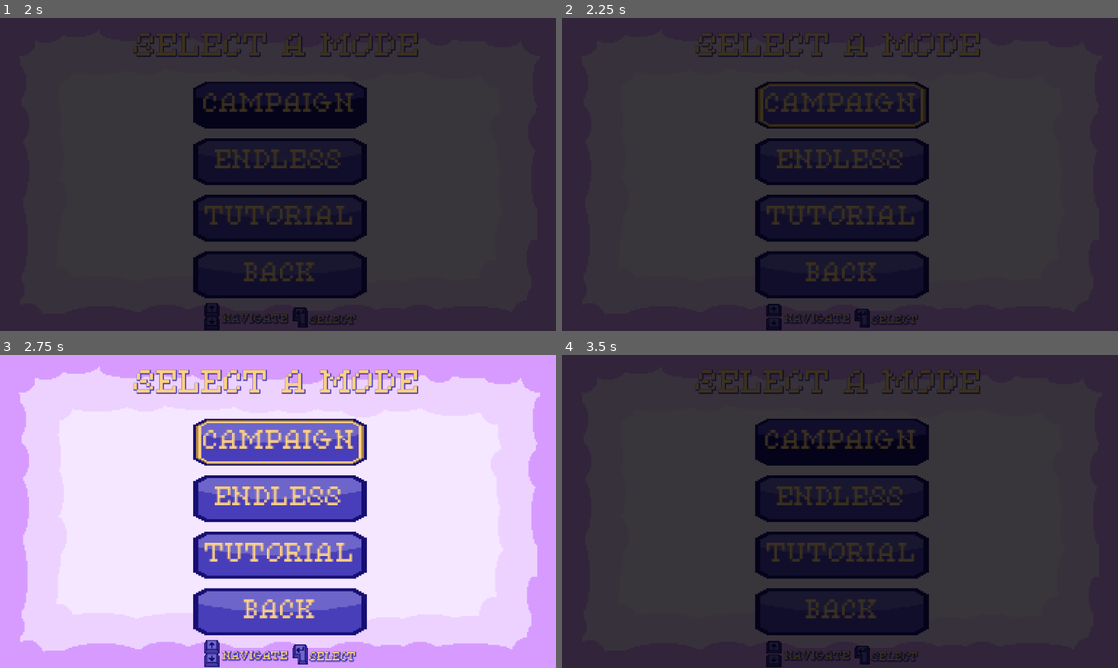
Above: before the commit, frames 1-4 (two rows, left to right).
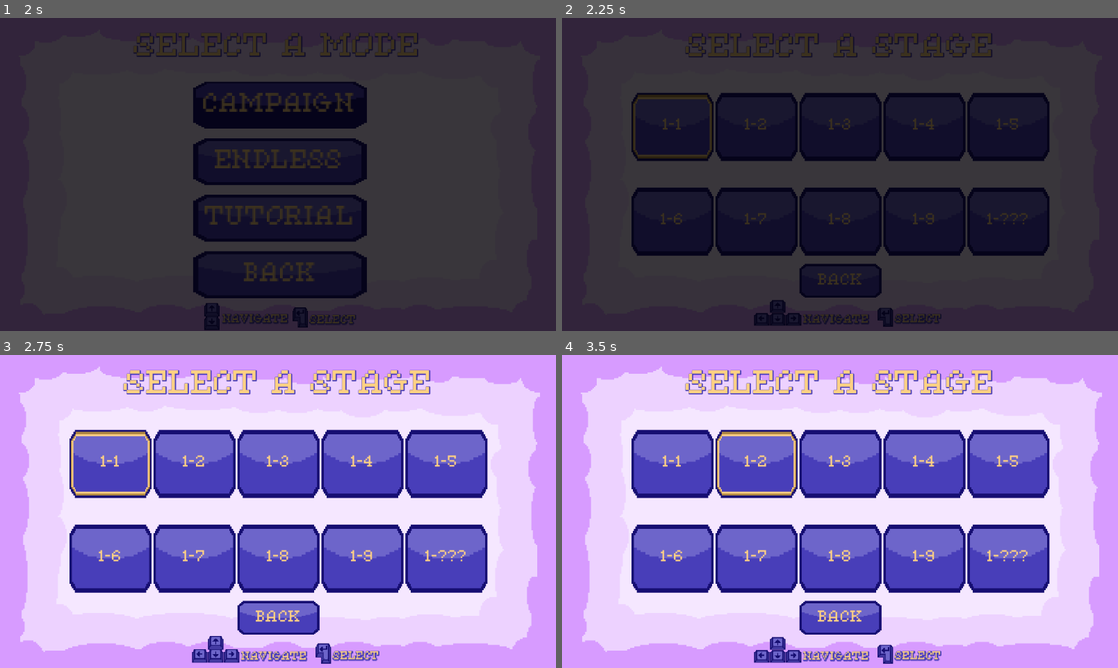
Above: after the commit, the same moments.

Repository: jacio-m/DreamRunner
Game: Godot game, scene res://HUD/main_menu.tscn
Same seed, same stepped clock (60 frames per second), same inputs: the game is played once before the commit and once after it. Sound files missing from this copy of the repository are replaced by a short silence.
Inputs:
- Up to frame 1 (2 s): tap Enter (ui_accept) at 0.5, 0.77, 1.52 s; hold Right (ui_right) from 0.53 s (still down)
- Up to frame 2 (2.25 s): release Right (ui_right) at 2.03 s; hold Left (ui_left) from 2.03 s (still down)
- Up to frame 3 (2.75 s): keep holding Left (ui_left)
- Up to frame 4 (3.5 s): release Left (ui_left) at 2.78 s; hold Right (ui_right) from 2.78 s (still down); tap Enter (ui_accept) at 3.02 s

Frame 1 is identical in both runs. In frame 2, 32% of the frame differs, in the area x 12-88%, y 4-100%; in frame 3, 40%; in frame 4, 100%, in the area x 0-100%, y 0-100%.

Commit message:
Stage Selection Navigation Implemented
Stage selection logic is now working. It includes 10 stage buttons and a back button that returns to the mode selection screen.

Diff:
--- a/HUD/mode_buttons.gd
+++ b/HUD/mode_buttons.gd
@@ -14,7 +14,7 @@
 	$CampaignButton.release_focus()
 	var pressed_style = $CampaignButton.get("theme_override_styles/pressed")
 	$CampaignButton.add_theme_stylebox_override("normal", pressed_style)
-	FadeAnimation.fade_to_scene("res://HUD/mode_select.tscn")
+	FadeAnimation.fade_to_scene("res://HUD/stage_selection.tscn")
 
 func play_endless():
 	MusicManager.play_SFX("res://Sounds/entersound.ogg")
--- a/HUD/stage_selection.tscn
+++ b/HUD/stage_selection.tscn
@@ -1,10 +1,367 @@
-[gd_scene load_steps=2 format=3 uid="uid://ctjafiybm7sdy"]
+[gd_scene load_steps=25 format=3 uid="uid://ctjafiybm7sdy"]
 
 [ext_resource type="Texture2D" uid="uid://b83yt54qlg0qg" path="res://Levels/Sprites/BG Sprites/tutorialBG.png" id="1_fioy7"]
+[ext_resource type="FontFile" uid="uid://eiv0e5a5eppv" path="res://HUD/Fonts/PixelatedEleganceRegular-ovyAA.ttf" id="2_xbaqf"]
+[ext_resource type="Script" uid="uid://bxheqplhmneq4" path="res://HUD/stage_selection_container.gd" id="3_am3uf"]
+[ext_resource type="Texture2D" uid="uid://6wtaq3o10dqt" path="res://HUD/Sprites/button_focused.png" id="3_v1ofa"]
+[ext_resource type="Texture2D" uid="uid://c83ieknepnjjf" path="res://HUD/Sprites/button_pressed.png" id="4_am3uf"]
+[ext_resource type="Texture2D" uid="uid://dr4fjb7r0dc2m" path="res://HUD/Sprites/button_idle.png" id="5_wcg7r"]
+[ext_resource type="Texture2D" uid="uid://dawwcfftmwy6q" path="res://HUD/Sprites/enter_key1.png" id="7_swy5m"]
+[ext_resource type="Texture2D" uid="uid://b421tfqxeu1nq" path="res://HUD/Sprites/enter_key2.png" id="8_xeov7"]
+[ext_resource type="Texture2D" uid="uid://bjy7gr83rq5vh" path="res://HUD/Sprites/up_key1.png" id="9_sunu8"]
+[ext_resource type="Texture2D" uid="uid://c0esvier6a7uo" path="res://HUD/Sprites/up_key2.png" id="10_ge0ox"]
+[ext_resource type="Texture2D" uid="uid://d34mf6363jbiy" path="res://HUD/Sprites/down_key1.png" id="11_h10q8"]
+[ext_resource type="Texture2D" uid="uid://bxajn8lrlsmlb" path="res://HUD/Sprites/down_key2.png" id="12_jruej"]
+[ext_resource type="Texture2D" uid="uid://bsht5i32kbgr5" path="res://HUD/Sprites/left_key1.png" id="13_mywwo"]
+[ext_resource type="Texture2D" uid="uid://muta7pt4wbdv" path="res://HUD/Sprites/left_key2.png" id="14_2wbkx"]
+[ext_resource type="Texture2D" uid="uid://c5ao607e7n5lw" path="res://HUD/Sprites/right_key1.png" id="15_j03m5"]
+[ext_resource type="Texture2D" uid="uid://dbucc47icgko4" path="res://HUD/Sprites/right_key2.png" id="16_7fe1x"]
+
+[sub_resource type="StyleBoxTexture" id="StyleBoxTexture_vmj5m"]
+texture = ExtResource("3_v1ofa")
+expand_margin_top = 45.0
+expand_margin_bottom = 45.0
+
+[sub_resource type="StyleBoxTexture" id="StyleBoxTexture_k1shu"]
+texture = ExtResource("4_am3uf")
+expand_margin_top = 45.0
+expand_margin_bottom = 45.0
+
+[sub_resource type="StyleBoxTexture" id="StyleBoxTexture_ihosy"]
+texture = ExtResource("5_wcg7r")
+expand_margin_top = 45.0
+expand_margin_bottom = 45.0
+
+[sub_resource type="SpriteFrames" id="SpriteFrames_ov6cx"]
+animations = [{
+"frames": [{
+"duration": 1.0,
+"texture": ExtResource("7_swy5m")
+}, {
+"duration": 1.0,
+"texture": ExtResource("8_xeov7")
+}],
+"loop": true,
+"name": &"Enter Key",
+"speed": 2.0
+}]
+
+[sub_resource type="SpriteFrames" id="SpriteFrames_i2k6n"]
+animations = [{
+"frames": [{
+"duration": 1.0,
+"texture": ExtResource("9_sunu8")
+}, {
+"duration": 1.0,
+"texture": ExtResource("10_ge0ox")
+}],
+"loop": true,
+"name": &"Up Key",
+"speed": 2.0
+}]
+
+[sub_resource type="SpriteFrames" id="SpriteFrames_crq62"]
+animations = [{
+"frames": [{
+"duration": 1.0,
+"texture": ExtResource("11_h10q8")
+}, {
+"duration": 1.0,
+"texture": ExtResource("12_jruej")
+}],
+"loop": true,
+"name": &"Down Key",
+"speed": 2.0
+}]
+
+[sub_resource type="SpriteFrames" id="SpriteFrames_0mgyo"]
+animations = [{
+"frames": [{
+"duration": 1.0,
+"texture": ExtResource("13_mywwo")
+}, {
+"duration": 1.0,
+"texture": ExtResource("14_2wbkx")
+}],
+"loop": true,
+"name": &"Left Key",
+"speed": 2.0
+}]
+
+[sub_resource type="SpriteFrames" id="SpriteFrames_4kcg7"]
+animations = [{
+"frames": [{
+"duration": 1.0,
+"texture": ExtResource("15_j03m5")
+}, {
+"duration": 1.0,
+"texture": ExtResource("16_7fe1x")
+}],
+"loop": true,
+"name": &"Right Key",
+"speed": 2.0
+}]
 
 [node name="Node" type="Node"]
 
-[node name="Sprite2D" type="Sprite2D" parent="."]
+[node name="BG" type="Sprite2D" parent="."]
 scale = Vector2(3, 3)
 texture = ExtResource("1_fioy7")
 centered = false
+
+[node name="Select" type="Label" parent="."]
+anchors_preset = 5
+anchor_left = 0.5
+anchor_right = 0.5
+offset_left = -320.0
+offset_top = 32.0
+offset_right = 320.0
+offset_bottom = 315.0
+grow_horizontal = 2
+theme_override_colors/font_color = Color(1, 0.819608, 0.513726, 1)
+theme_override_colors/font_shadow_color = Color(0.282353, 0.243137, 0.72549, 1)
+theme_override_constants/shadow_outline_size = 6
+theme_override_fonts/font = ExtResource("2_xbaqf")
+theme_override_font_sizes/font_size = 60
+text = "SELECT A STAGE"
+
+[node name="StageSelectionContainer" type="VBoxContainer" parent="."]
+custom_minimum_size = Vector2(580, 0)
+offset_left = 144.0
+offset_top = 125.0
+offset_right = 1010.0
+offset_bottom = 567.0
+focus_mode = 2
+mouse_filter = 2
+script = ExtResource("3_am3uf")
+
+[node name="UpRow" type="HBoxContainer" parent="StageSelectionContainer"]
+custom_minimum_size = Vector2(0, 192)
+layout_mode = 2
+focus_mode = 2
+mouse_filter = 2
+
+[node name="1-1" type="Button" parent="StageSelectionContainer/UpRow"]
+custom_minimum_size = Vector2(170, 100)
+layout_mode = 2
+mouse_filter = 2
+theme_override_colors/font_color = Color(1, 0.819608, 0.513726, 1)
+theme_override_colors/font_focus_color = Color(1, 0.819608, 0.513726, 1)
+theme_override_colors/font_pressed_color = Color(1, 0.819608, 0.513726, 1)
+theme_override_fonts/font = ExtResource("2_xbaqf")
+theme_override_font_sizes/font_size = 30
+theme_override_styles/focus = SubResource("StyleBoxTexture_vmj5m")
+theme_override_styles/pressed = SubResource("StyleBoxTexture_k1shu")
+theme_override_styles/normal = SubResource("StyleBoxTexture_ihosy")
+text = "1-1"
+
+[node name="1-2" type="Button" parent="StageSelectionContainer/UpRow"]
+custom_minimum_size = Vector2(170, 100)
+layout_mode = 2
+mouse_filter = 2
+theme_override_colors/font_color = Color(1, 0.819608, 0.513726, 1)
+theme_override_colors/font_focus_color = Color(1, 0.819608, 0.513726, 1)
+theme_override_colors/font_pressed_color = Color(1, 0.819608, 0.513726, 1)
+theme_override_fonts/font = ExtResource("2_xbaqf")
+theme_override_font_sizes/font_size = 30
+theme_override_styles/focus = SubResource("StyleBoxTexture_vmj5m")
+theme_override_styles/pressed = SubResource("StyleBoxTexture_k1shu")
+theme_override_styles/normal = SubResource("StyleBoxTexture_ihosy")
+text = "1-2"
+
+[node name="1-3" type="Button" parent="StageSelectionContainer/UpRow"]
+custom_minimum_size = Vector2(170, 100)
+layout_mode = 2
+mouse_filter = 2
+theme_override_colors/font_color = Color(1, 0.819608, 0.513726, 1)
+theme_override_colors/font_focus_color = Color(1, 0.819608, 0.513726, 1)
+theme_override_colors/font_pressed_color = Color(1, 0.819608, 0.513726, 1)
+theme_override_fonts/font = ExtResource("2_xbaqf")
+theme_override_font_sizes/font_size = 30
+theme_override_styles/focus = SubResource("StyleBoxTexture_vmj5m")
+theme_override_styles/pressed = SubResource("StyleBoxTexture_k1shu")
+theme_override_styles/normal = SubResource("StyleBoxTexture_ihosy")
+text = "1-3"
+
+[node name="1-4" type="Button" parent="StageSelectionContainer/UpRow"]
+custom_minimum_size = Vector2(170, 100)
+layout_mode = 2
+mouse_filter = 2
+theme_override_colors/font_color = Color(1, 0.819608, 0.513726, 1)
+theme_override_colors/font_focus_color = Color(1, 0.819608, 0.513726, 1)
+theme_override_colors/font_pressed_color = Color(1, 0.819608, 0.513726, 1)
+theme_override_fonts/font = ExtResource("2_xbaqf")
+theme_override_font_sizes/font_size = 30
+theme_override_styles/focus = SubResource("StyleBoxTexture_vmj5m")
+theme_override_styles/pressed = SubResource("StyleBoxTexture_k1shu")
+theme_override_styles/normal = SubResource("StyleBoxTexture_ihosy")
+text = "1-4"
+
+[node name="1-5" type="Button" parent="StageSelectionContainer/UpRow"]
+custom_minimum_size = Vector2(170, 100)
+layout_mode = 2
+mouse_filter = 2
+theme_override_colors/font_color = Color(1, 0.819608, 0.513726, 1)
+theme_override_colors/font_focus_color = Color(1, 0.819608, 0.513726, 1)
+theme_override_colors/font_pressed_color = Color(1, 0.819608, 0.513726, 1)
+theme_override_fonts/font = ExtResource("2_xbaqf")
+theme_override_font_sizes/font_size = 30
+theme_override_styles/focus = SubResource("StyleBoxTexture_vmj5m")
+theme_override_styles/pressed = SubResource("StyleBoxTexture_k1shu")
+theme_override_styles/normal = SubResource("StyleBoxTexture_ihosy")
+text = "1-5"
+
+[node name="DownRow" type="HBoxContainer" parent="StageSelectionContainer"]
+custom_minimum_size = Vector2(0, 192)
+layout_mode = 2
+focus_mode = 2
+mouse_filter = 2
+
+[node name="1-6" type="Button" parent="StageSelectionContainer/DownRow"]
+custom_minimum_size = Vector2(170, 100)
+layout_mode = 2
+mouse_filter = 2
+theme_override_colors/font_color = Color(1, 0.819608, 0.513726, 1)
+theme_override_colors/font_focus_color = Color(1, 0.819608, 0.513726, 1)
+theme_override_colors/font_pressed_color = Color(1, 0.819608, 0.513726, 1)
+theme_override_fonts/font = ExtResource("2_xbaqf")
+theme_override_font_sizes/font_size = 30
+theme_override_styles/focus = SubResource("StyleBoxTexture_vmj5m")
+theme_override_styles/pressed = SubResource("StyleBoxTexture_k1shu")
+theme_override_styles/normal = SubResource("StyleBoxTexture_ihosy")
+text = "1-6"
+
+[node name="1-7" type="Button" parent="StageSelectionContainer/DownRow"]
+custom_minimum_size = Vector2(170, 100)
+layout_mode = 2
+mouse_filter = 2
+theme_override_colors/font_color = Color(1, 0.819608, 0.513726, 1)
+theme_override_colors/font_focus_color = Color(1, 0.819608, 0.513726, 1)
+theme_override_colors/font_pressed_color = Color(1, 0.819608, 0.513726, 1)
+theme_override_fonts/font = ExtResource("2_xbaqf")
+theme_override_font_sizes/font_size = 30
+theme_override_styles/focus = SubResource("StyleBoxTexture_vmj5m")
+theme_override_styles/pressed = SubResource("StyleBoxTexture_k1shu")
+theme_override_styles/normal = SubResource("StyleBoxTexture_ihosy")
+text = "1-7"
+
+[node name="1-8" type="Button" parent="StageSelectionContainer/DownRow"]
+custom_minimum_size = Vector2(170, 100)
+layout_mode = 2
+mouse_filter = 2
+theme_override_colors/font_color = Color(1, 0.819608, 0.513726, 1)
+theme_override_colors/font_focus_color = Color(1, 0.819608, 0.513726, 1)
+theme_override_colors/font_pressed_color = Color(1, 0.819608, 0.513726, 1)
+theme_override_fonts/font = ExtResource("2_xbaqf")
+theme_override_font_sizes/font_size = 30
+theme_override_styles/focus = SubResource("StyleBoxTexture_vmj5m")
+theme_override_styles/pressed = SubResource("StyleBoxTexture_k1shu")
+theme_override_styles/normal = SubResource("StyleBoxTexture_ihosy")
+text = "1-8"
+
+[node name="1-9" type="Button" parent="StageSelectionContainer/DownRow"]
+custom_minimum_size = Vector2(170, 100)
+layout_mode = 2
+mouse_filter = 2
+theme_override_colors/font_color = Color(1, 0.819608, 0.513726, 1)
+theme_override_colors/font_focus_color = Color(1, 0.819608, 0.513726, 1)
+theme_override_colors/font_pressed_color = Color(1, 0.819608, 0.513726, 1)
+theme_override_fonts/font = ExtResource("2_xbaqf")
+theme_override_font_sizes/font_size = 30
+theme_override_styles/focus = SubResource("StyleBoxTexture_vmj5m")
+theme_override_styles/pressed = SubResource("StyleBoxTexture_k1shu")
+theme_override_styles/normal = SubResource("StyleBoxTexture_ihosy")
+text = "1-9"
+
+[node name="1-?" type="Button" parent="StageSelectionContainer/DownRow"]
+custom_minimum_size = Vector2(170, 100)
+layout_mode = 2
+mouse_filter = 2
+theme_override_colors/font_color = Color(1, 0.819608, 0.513726, 1)
+theme_override_colors/font_focus_color = Color(1, 0.819608, 0.513726, 1)
+theme_override_colors/font_pressed_color = Color(1, 0.819608, 0.513726, 1)
+theme_override_fonts/font = ExtResource("2_xbaqf")
+theme_override_font_sizes/font_size = 30
+theme_override_styles/focus = SubResource("StyleBoxTexture_vmj5m")
+theme_override_styles/pressed = SubResource("StyleBoxTexture_k1shu")
+theme_override_styles/normal = SubResource("StyleBoxTexture_ihosy")
+text = "1-???"
+
+[node name="Back" type="HBoxContainer" parent="StageSelectionContainer"]
+layout_mode = 2
+alignment = 1
+
+[node name="BackButton" type="Button" parent="StageSelectionContainer/Back"]
+custom_minimum_size = Vector2(170, 50)
+layout_mode = 2
+mouse_filter = 2
+theme_override_colors/font_color = Color(1, 0.819608, 0.513726, 1)
+theme_override_colors/font_focus_color = Color(1, 0.819608, 0.513726, 1)
+theme_override_colors/font_pressed_color = Color(1, 0.819608, 0.513726, 1)
+theme_override_fonts/font = ExtResource("2_xbaqf")
+theme_override_font_sizes/font_size = 30
+theme_override_styles/focus = SubResource("StyleBoxTexture_vmj5m")
+theme_override_styles/pressed = SubResource("StyleBoxTexture_k1shu")
+theme_override_styles/normal = SubResource("StyleBoxTexture_ihosy")
+text = "BACK"
+
+[node name="ConfirmLabel" type="Label" parent="."]
+offset_left = 689.0
+offset_top = 613.0
+offset_right = 764.0
+offset_bottom = 638.0
+scale = Vector2(1.3, 1.3)
+theme_override_colors/font_color = Color(1, 0.819608, 0.513726, 1)
+theme_override_colors/font_shadow_color = Color(0.282353, 0.243137, 0.72549, 1)
+theme_override_constants/shadow_outline_size = 6
+theme_override_fonts/font = ExtResource("2_xbaqf")
+text = "SELECT"
+
+[node name="EnterKey" type="AnimatedSprite2D" parent="ConfirmLabel"]
+position = Vector2(-14.6154, 3.84615)
+sprite_frames = SubResource("SpriteFrames_ov6cx")
+animation = &"Enter Key"
+
+[node name="NavigateLabel" type="Label" parent="."]
+offset_left = 500.0
+offset_top = 614.0
+offset_right = 605.0
+offset_bottom = 637.0
+scale = Vector2(1.3, 1.3)
+theme_override_colors/font_color = Color(1, 0.819608, 0.513726, 1)
+theme_override_colors/font_shadow_color = Color(0.282353, 0.243137, 0.72549, 1)
+theme_override_constants/shadow_outline_size = 6
+theme_override_fonts/font = ExtResource("2_xbaqf")
+text = "NAVIGATE"
+
+[node name="UpKey" type="AnimatedSprite2D" parent="NavigateLabel"]
+position = Vector2(-40.7693, -13.8462)
+sprite_frames = SubResource("SpriteFrames_i2k6n")
+animation = &"Up Key"
+
+[node name="DownKey" type="AnimatedSprite2D" parent="NavigateLabel"]
+position = Vector2(-40.7693, 6.92307)
+sprite_frames = SubResource("SpriteFrames_crq62")
+animation = &"Down Key"
+
+[node name="LeftKey" type="AnimatedSprite2D" parent="NavigateLabel"]
+position = Vector2(-66.1539, 6.92308)
+sprite_frames = SubResource("SpriteFrames_0mgyo")
+animation = &"Left Key"
+
+[node name="RightKey" type="AnimatedSprite2D" parent="NavigateLabel"]
+position = Vector2(-15.3846, 6.92308)
+sprite_frames = SubResource("SpriteFrames_4kcg7")
+animation = &"Right Key"
+
+[connection signal="focus_entered" from="StageSelectionContainer/UpRow/1-1" to="StageSelectionContainer" method="_on__focus_entered"]
+[connection signal="focus_entered" from="StageSelectionContainer/UpRow/1-2" to="StageSelectionContainer" method="_on__focus_entered"]
+[connection signal="focus_entered" from="StageSelectionContainer/UpRow/1-3" to="StageSelectionContainer" method="_on__focus_entered"]
+[connection signal="focus_entered" from="StageSelectionContainer/UpRow/1-4" to="StageSelectionContainer" method="_on__focus_entered"]
+[connection signal="focus_entered" from="StageSelectionContainer/UpRow/1-5" to="StageSelectionContainer" method="_on__focus_entered"]
+[connection signal="focus_entered" from="StageSelectionContainer/DownRow/1-6" to="StageSelectionContainer" method="_on__focus_entered"]
+[connection signal="focus_entered" from="StageSelectionContainer/DownRow/1-7" to="StageSelectionContainer" method="_on__focus_entered"]
+[connection signal="focus_entered" from="StageSelectionContainer/DownRow/1-8" to="StageSelectionContainer" method="_on__focus_entered"]
+[connection signal="focus_entered" from="StageSelectionContainer/DownRow/1-9" to="StageSelectionContainer" method="_on__focus_entered"]
+[connection signal="focus_entered" from="StageSelectionContainer/DownRow/1-?" to="StageSelectionContainer" method="_on__focus_entered"]
+[connection signal="focus_entered" from="StageSelectionContainer/Back/BackButton" to="StageSelectionContainer" method="_on__focus_entered"]
--- /dev/null
+++ b/HUD/stage_selection_container.gd
@@ -0,0 +1,26 @@
+extends VBoxContainer
+
+func _ready():
+	$"../ConfirmLabel/EnterKey".play()
+	$"../NavigateLabel/UpKey".play()
+	$"../NavigateLabel/DownKey".play()
+	$"../NavigateLabel/LeftKey".play()
+	$"../NavigateLabel/RightKey".play()
+	$"UpRow/1-1".grab_focus()
+	$Back/BackButton.pressed.connect(back)
+
+func back():
+	MusicManager.play_SFX("res://Sounds/entersound.ogg")
+	$Back/BackButton.release_focus()
+	$"UpRow/1-1".disabled = true
+	var pressed_style = $Back/BackButton.get("theme_override_styles/pressed")
+	$Back/BackButton.add_theme_stylebox_override("normal", pressed_style)
+	FadeAnimation.fade_to_scene("res://HUD/mode_select.tscn")
+
+func _process(delta):
+	var focused = get_viewport().gui_get_focus_owner()
+	if focused == null or not focused is Button:
+		$"UpRow/1-1".grab_focus()
+
+func _on__focus_entered():
+	MusicManager.play_SFX("res://Sounds/selectingsound.ogg")
Not shown, added: HUD/stage_selection_container.gd.uid
